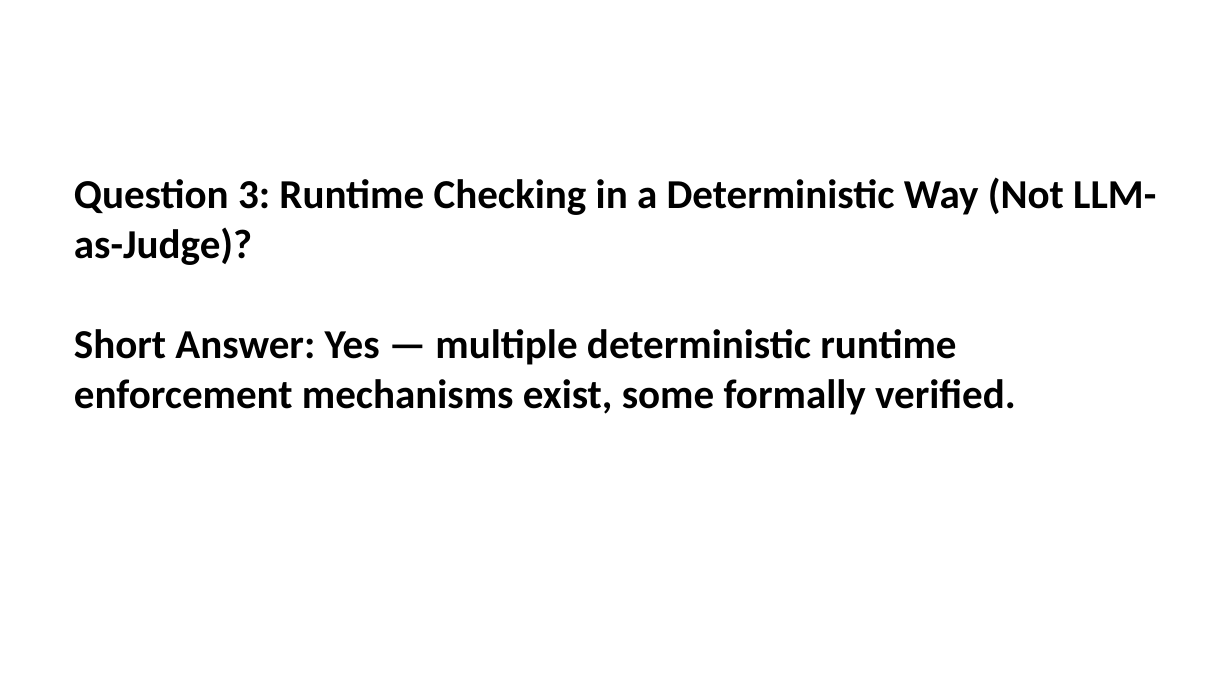
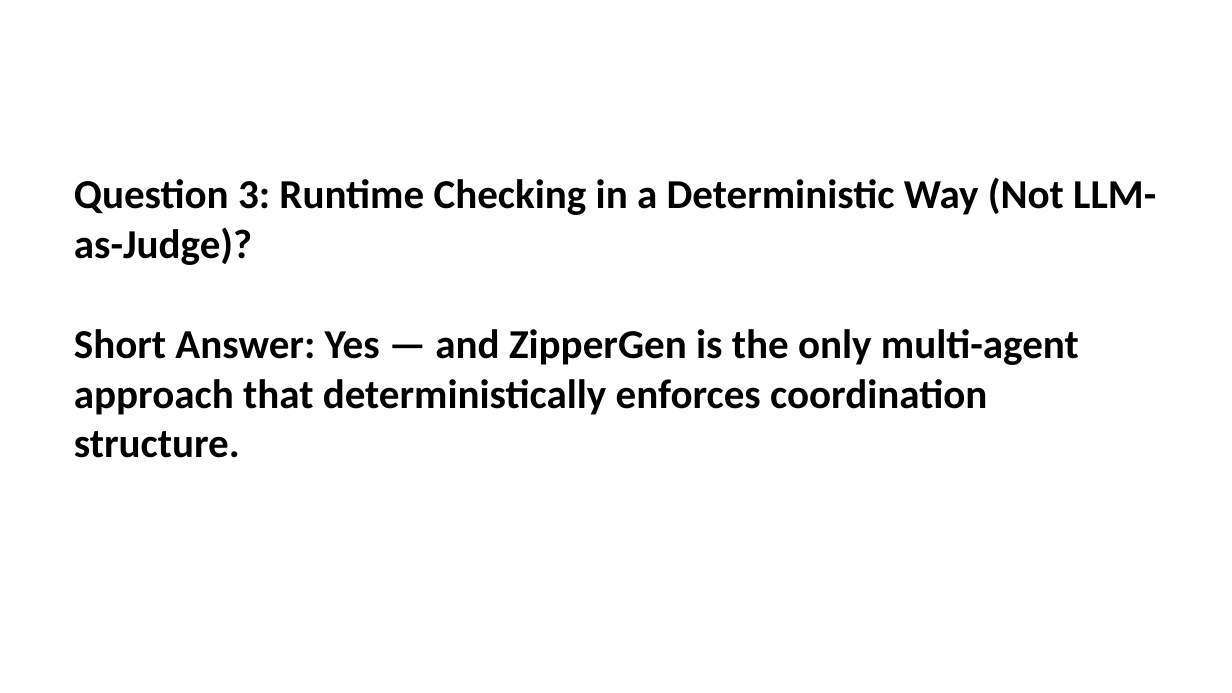
Before and after one commit to ginaecho/EvaPaper, a slide deck: slide 12 of Agent_Governance_Three_Questions_Synthesis.pptx (slide 11 before the commit). Drawn at 1232x693 pixels with LibreOffice and Linux fonts; fonts in the diff are those of the drawing. Boxes give left, top, right and bottom in pixels: in the first picture for what was removed or moved away, otherwise in the second. Text is boxed around its words. In the diff, an @@ line names an element or a change of style, - is before the commit and + after.

Commit message:
Rewrite Three Questions Synthesis with ZipperGen as breakthrough — closes MPST gap

```diff
--- a/Agent_Governance_Three_Questions_Synthesis.pptx
+++ b/Agent_Governance_Three_Questions_Synthesis.pptx
@@ text at (74,329,1079,458): text changed @@
-Short Answer: Yes — multiple deterministic runtime enforcement mechanisms exist, some formally verified.
+Short Answer: Yes — and ZipperGen is the only multi-agent approach that deterministically enforces coordination structure.
```
Also in this commit, not shown: 11 other slides changed, 1 slide added, 2 other files.
